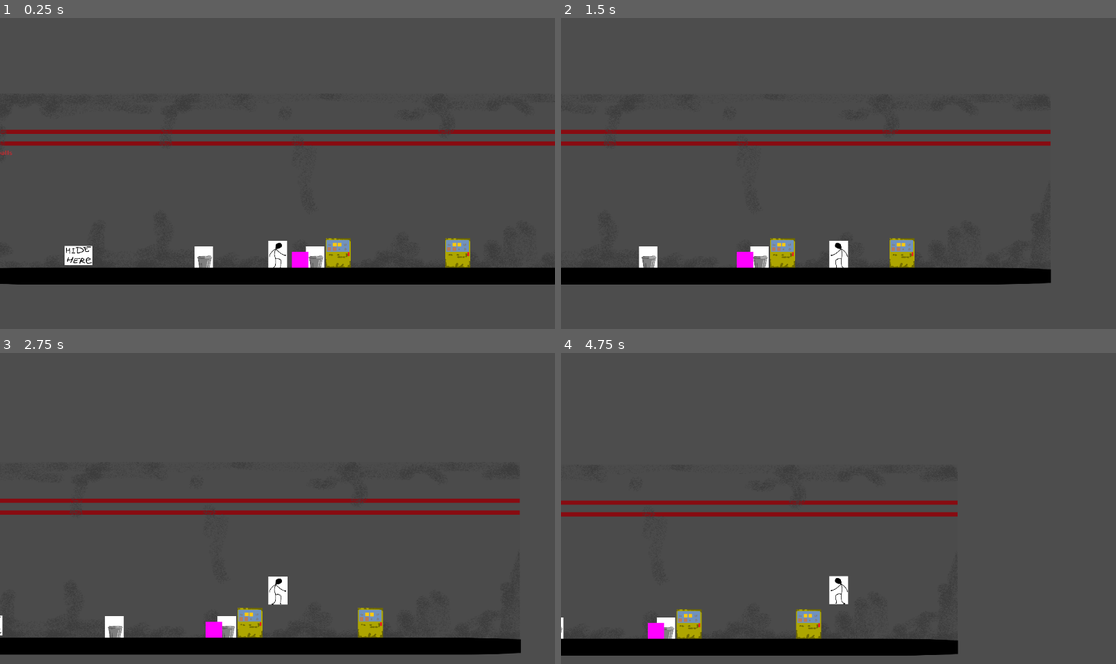
Above: before the commit, frames 1-4 (two rows, left to right).
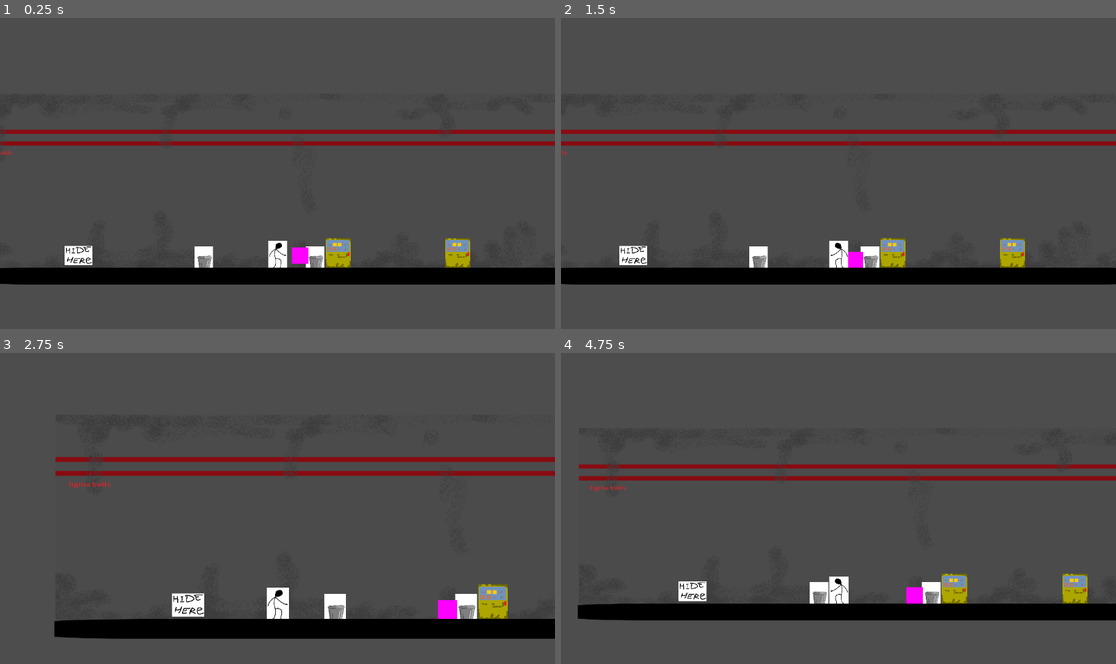
Above: after the commit, the same moments.

Repository: vladraculaIII/Horror
Game: Godot game, scene res://scenes/main_game.tscn
Two runs of this game, one before a commit and one after it. Both use one fixed random seed, a clock stepped at 60 frames per second and the inputs below. The engine's default icon, where the game draws it, is replaced by a stand-in: a white triangle on a blue panel in a dark square.
Inputs (mouse positions are in pixels of both pictures, inside the frame that each line leads up to):
- Up to frame 1 (0.25 s): no input
- Up to frame 2 (1.5 s): tap Enter (ui_accept) at 0.5, 0.6, 0.77, 1.07 s; move the mouse to (960, 157) at 0.52 s; hold D (right) from 0.53 s (still down); move the mouse to (727, 189) at 1.27 s; tap E (interact) at 1.35 s
- Up to frame 3 (2.75 s): tap Enter (ui_accept) at 1.52, 1.55, 1.82, 2.3 s; move the mouse to (333, 440) at 2.02 s; release D (right) at 2.03 s; hold A (left) from 2.03 s (still down); hold Shift (sprint) from 2.03 s (still down)
- Up to frame 4 (4.75 s): move the mouse to (810, 570) at 2.77 s; release A (left) at 2.78 s; release Shift (sprint) at 2.78 s; hold D (right) 2.78-4.28 s; tap Enter (ui_accept) at 2.85, 3.02, 3.32, 3.77, 3.8, 4.07, 4.52, 4.55 s; move the mouse to (1005, 555) at 3.52 s; tap E (interact) at 3.6 s; move the mouse to (672, 461) at 4.27 s; hold A (left) from 4.28 s (still down); tap Shift (sprint) at 4.35 s

The runs differ from the first frame. In frame 1, less than 0.1% of the frame differs, in the area x 52-56%, y 73-81%; in frame 2, 3.4%; in frame 3, 18%, in the area x 0-100%, y 33-98%; in frame 4, 17%.

Commit message:
Monster State machine setup
preparing to split work of monster behaviour. (and disabled player jump again)

Diff:
--- a/scripts/MonsterMovement.gd
+++ b/scripts/MonsterMovement.gd
@@ -4,9 +4,35 @@
 @export var maxSpeed = 2
 @onready var player = $"../Player"
 
-func _integrate_forces(state):
+
+var states = ['Bushcamp', 'Follow', 'Search']
+var currentState = 1
+
+func _process(delta):
+	if (currentState == 0):
+		Bushcamp(delta)
+	if (currentState == 1):
+		Follow(delta)
+	if (currentState == 2):
+		Search(delta)
+
+func Bushcamp(delta: float):
+	pass
+
+func Follow(delta: float):
 	var monsterPosition = position
 	var playerPosition =  player.position
 	var movementDirection = playerPosition - monsterPosition
 	var movementVector = movementDirection.normalized()
 	linear_velocity = Vector2(clamp(movementVector.x * speed, -maxSpeed, maxSpeed), linear_velocity.y)
+
+func Search(delta: float):
+	pass
+
+
+
+func setState(state : int):
+	currentState = clamp(state, 0, states.count - 1)
+
+func getState(intState = currentState):
+	return states[intState]
--- a/scripts/player.gd
+++ b/scripts/player.gd
@@ -46,7 +46,7 @@
 		hide_interact()
 
 	# Handle jump.
-	if Input.is_action_just_pressed("ui_accept") and is_on_floor():
+	if Input.is_action_just_pressed("ui_accept") and jumpable and is_on_floor():
 		velocity.y = JUMP_VELOCITY
 
 	# Get the input direction and handle the movement/deceleration.
